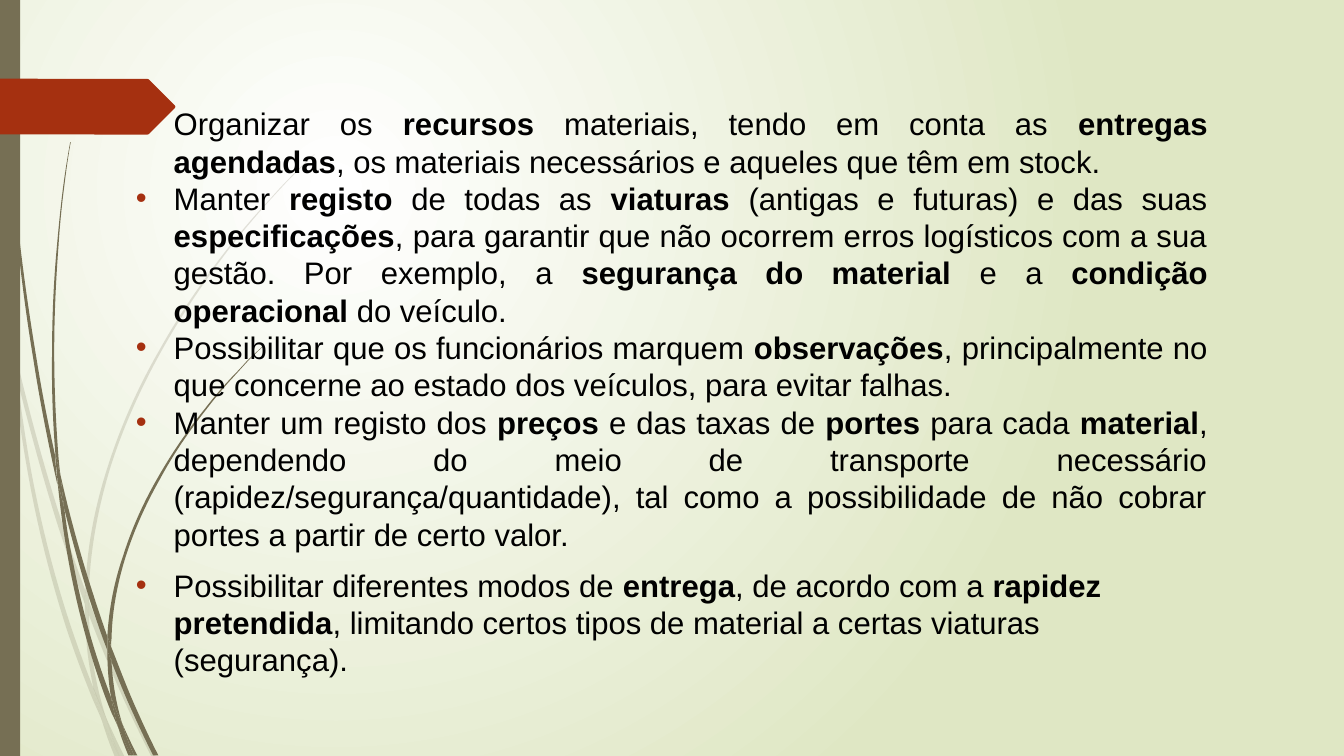
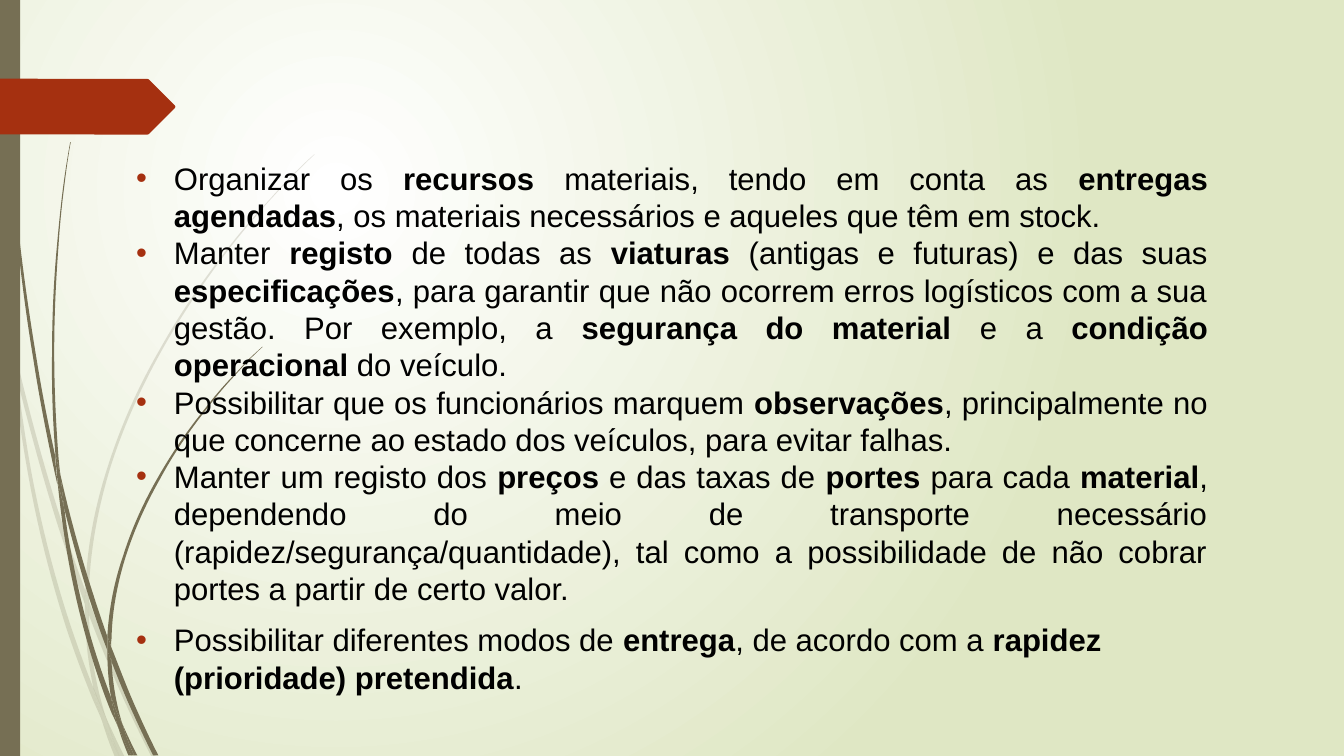
Before and after one commit to Lucenix/BD-TP, a slide deck: slide 8 of Apresentação1.pptx. Drawn at 1344x756 pixels with LibreOffice and Linux fonts; fonts in the diff are those of the drawing. Boxes give left, top, right and bottom in pixels: in the first picture for what was removed or moved away, otherwise in the second. Text is boxed around its words. In the diff, an @@ line names an element or a change of style, - is before the commit and + after.

```diff
--- a/Apresentação1.pptx
+++ b/Apresentação1.pptx
@@ text "Organizar os recursos materiais, tendo ...": place and size @@
-text "Organizar os recursos materiais, tendo ..." at [174,112,1208,641]
+text "Organizar os recursos materiais, tendo ..." at [174,167,1208,695]
@@ text at [174,628,1102,695]: text changed @@
-• Possibilitar diferentes modos de entrega, de acordo com a rapidez pretendida, limitando certos tipos de material a certas viaturas (segurança).
+• Possibilitar diferentes modos de entrega, de acordo com a rapidez (prioridade) pretendida.
```
Also in this commit, not shown: 8 other slides changed, 12 slides added, 5 slides removed.
